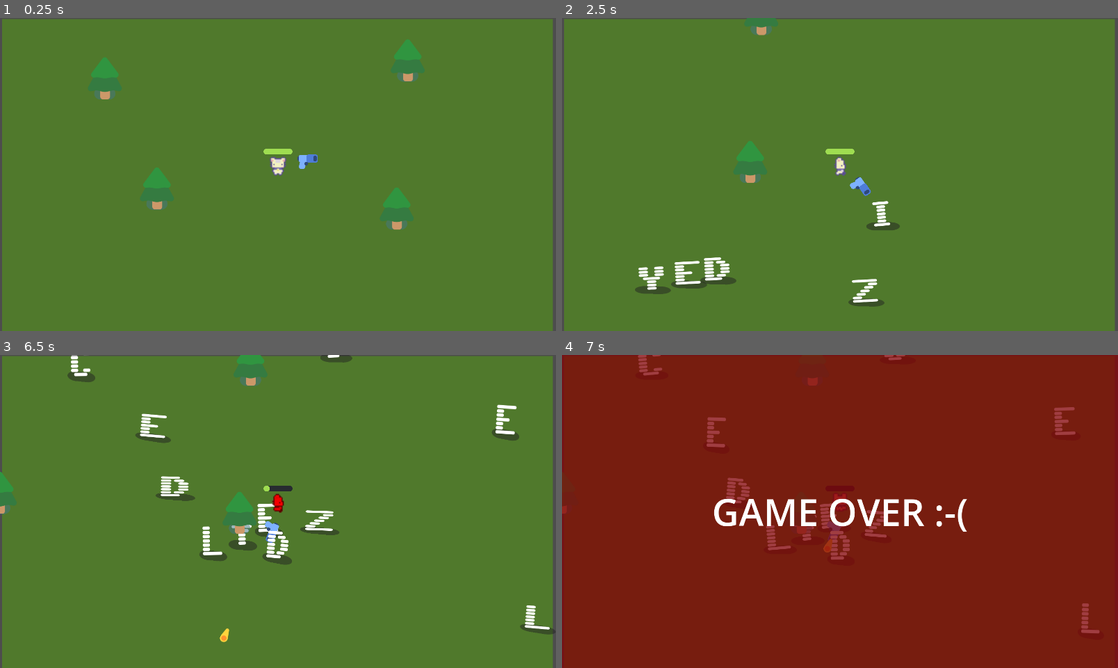
Above: before the commit, frames 1-4 (two rows, left to right).
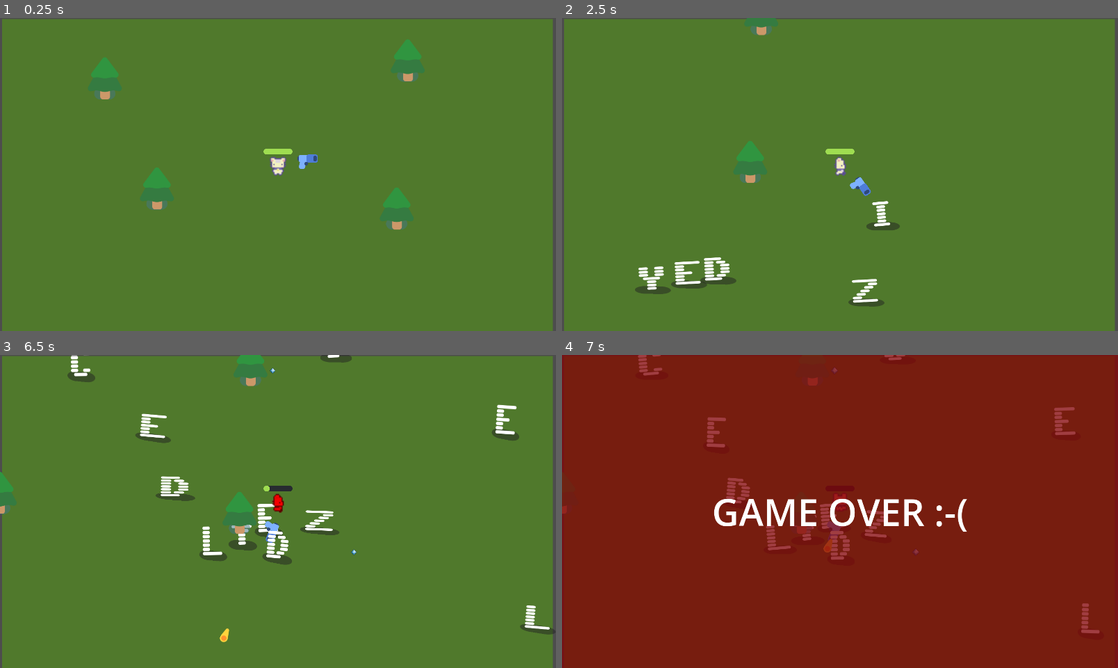
Above: after the commit, the same moments.

Repository: cu-jonas/cozy_cook
Game: Godot game, scene res://main.tscn
Two runs of this game, one before a commit and one after it. Both use one fixed random seed, a clock stepped at 60 frames per second and the inputs below.
Inputs:
- Up to frame 1 (0.25 s): no input
- Up to frame 2 (2.5 s): tap Enter at 0.5 s; hold D (move_right) 0.53-1.28 s; hold S (move_down) 1.28-2.03 s; hold D (move_right) from 2.03 s (still down)
- Up to frame 3 (6.5 s): release D (move_right) at 2.78 s; hold W (move_up) 2.78-3.53 s; hold A (move_left) 3.53-5.03 s; hold S (move_down) 5.03-5.78 s; hold D (move_right) from 5.78 s (still down)
- Up to frame 4 (7 s): release D (move_right) at 6.53 s; hold W (move_up) from 6.53 s (still down)

Frames 1-2 are identical in both runs. In frame 3, less than 0.1% of the frame differs, in the area x 26-65%, y 0-92%; in frame 4, less than 0.1%.

Commit message:
added xp drops and pickup

Diff:
--- a/audio/AudioManager.tscn
+++ b/audio/AudioManager.tscn
@@ -7,6 +7,7 @@
 [ext_resource type="AudioStream" uid="uid://dxudj78s3547l" path="res://audio/sfx/player_bullet.ogg" id="5_hdtnj"]
 [ext_resource type="AudioStream" uid="uid://ciavsxltb1b8t" path="res://audio/sfx/enemy_die.ogg" id="6_cf61m"]
 [ext_resource type="AudioStream" uid="uid://bavks4mglwek4" path="res://audio/sfx/enemy_hit.ogg" id="7_dgn74"]
+[ext_resource type="AudioStream" uid="uid://cbns8cjpvs68i" path="res://audio/sfx/collect_xp.ogg" id="8_cebw5"]
 
 [node name="AudioManager" type="Node"]
 process_mode = 3
@@ -42,3 +43,8 @@
 stream = ExtResource("7_dgn74")
 volume_db = -8.157
 max_polyphony = 5
+
+[node name="CollectXP" type="AudioStreamPlayer" parent="Sfx"]
+stream = ExtResource("8_cebw5")
+volume_db = -8.157
+max_polyphony = 5
--- a/characters/mob/mob.gd
+++ b/characters/mob/mob.gd
@@ -26,3 +26,8 @@
 		get_parent().add_child(smoke)
 		smoke.global_position = global_position
 		AudioManager.play_sfx("EnemyDie", 0, true)
+
+		const XP_CRYSTAL = preload("res://pickups/xp_pickup.tscn")
+		var xp = XP_CRYSTAL.instantiate()
+		get_parent().add_child(xp)
+		xp.global_position = global_position
--- a/characters/player_cat/player_cat.gd
+++ b/characters/player_cat/player_cat.gd
@@ -1,6 +1,7 @@
 extends CharacterBody2D
 
 var health = 100.0
+var xp = 0
 
 signal health_depleted
 
@@ -25,3 +26,8 @@
 	if health <= 0.0:
 		AudioManager.play_sfx("PlayerDeath")
 		health_depleted.emit()
+
+
+func collect_xp(amount: int):
+	xp+=amount
+	print("XP: " + str(xp))
--- a/game.tscn
+++ b/game.tscn
@@ -15,7 +15,7 @@
 script = ExtResource("1_fc0e3")
 
 [node name="CanvasLayer" type="CanvasLayer" parent="."]
-layer = -1
+layer = -10
 
 [node name="ColorRect" type="ColorRect" parent="CanvasLayer"]
 offset_left = 7.0
--- /dev/null
+++ b/pickups/xp_pickup.gd
@@ -0,0 +1,10 @@
+extends Area2D
+
+func _ready() -> void:
+	%AnimationPlayer.play("wobble")
+
+func _on_body_entered(body: Node2D) -> void:
+	if body.has_method("collect_xp"):
+		AudioManager.play_sfx("CollectXP")
+		body.collect_xp(1)
+		queue_free() # remove the xp node
--- /dev/null
+++ b/pickups/xp_pickup.tscn
@@ -0,0 +1,64 @@
+[gd_scene load_steps=7 format=3 uid="uid://c4y3fsqpd13nj"]
+
+[ext_resource type="Script" uid="uid://dj3hbjdyo12h3" path="res://pickups/xp_pickup.gd" id="1_jcp38"]
+[ext_resource type="Texture2D" uid="uid://cen7vkquewx5a" path="res://pickups/gem02blue.png" id="2_8jb4b"]
+
+[sub_resource type="CircleShape2D" id="CircleShape2D_77g8h"]
+radius = 15.1327
+
+[sub_resource type="Animation" id="Animation_vunnw"]
+resource_name = "wobble"
+length = 0.5
+loop_mode = 1
+tracks/0/type = "value"
+tracks/0/imported = false
+tracks/0/enabled = true
+tracks/0/path = NodePath(".:scale")
+tracks/0/interp = 2
+tracks/0/loop_wrap = true
+tracks/0/keys = {
+"times": PackedFloat32Array(0, 0.233333, 0.5),
+"transitions": PackedFloat32Array(1, 5.65686, 1),
+"update": 0,
+"values": [Vector2(2, 2), Vector2(1.2, 1.2), Vector2(2, 2)]
+}
+
+[sub_resource type="Animation" id="Animation_ku1ra"]
+length = 0.001
+tracks/0/type = "value"
+tracks/0/imported = false
+tracks/0/enabled = true
+tracks/0/path = NodePath(".:scale")
+tracks/0/interp = 1
+tracks/0/loop_wrap = true
+tracks/0/keys = {
+"times": PackedFloat32Array(0),
+"transitions": PackedFloat32Array(1),
+"update": 0,
+"values": [Vector2(1.64, 1.64)]
+}
+
+[sub_resource type="AnimationLibrary" id="AnimationLibrary_ler7p"]
+_data = {
+&"RESET": SubResource("Animation_ku1ra"),
+&"wobble": SubResource("Animation_vunnw")
+}
+
+[node name="XP_Pickup" type="Area2D"]
+script = ExtResource("1_jcp38")
+
+[node name="CollisionShape2D" type="CollisionShape2D" parent="."]
+shape = SubResource("CircleShape2D_77g8h")
+
+[node name="Sprite2D" type="Sprite2D" parent="."]
+z_index = -1
+scale = Vector2(1.64, 1.64)
+texture = ExtResource("2_8jb4b")
+
+[node name="AnimationPlayer" type="AnimationPlayer" parent="Sprite2D"]
+unique_name_in_owner = true
+libraries = {
+&"": SubResource("AnimationLibrary_ler7p")
+}
+
+[connection signal="body_entered" from="." to="." method="_on_body_entered"]
Not shown: 1 places in audio/AudioManager.tscn that only renumber resources
Not shown, added: audio/sfx/collect_xp.ogg.import
Not shown: 1 places in main.tscn that only renumber resources
Binary file added: pickups/gem02blue.png
Not shown, added: pickups/gem02blue.png.import
Not shown, added: pickups/xp_pickup.gd.uid
Not shown, changed: README.md
Not shown, added: audio/sfx/collect_xp.ogg
